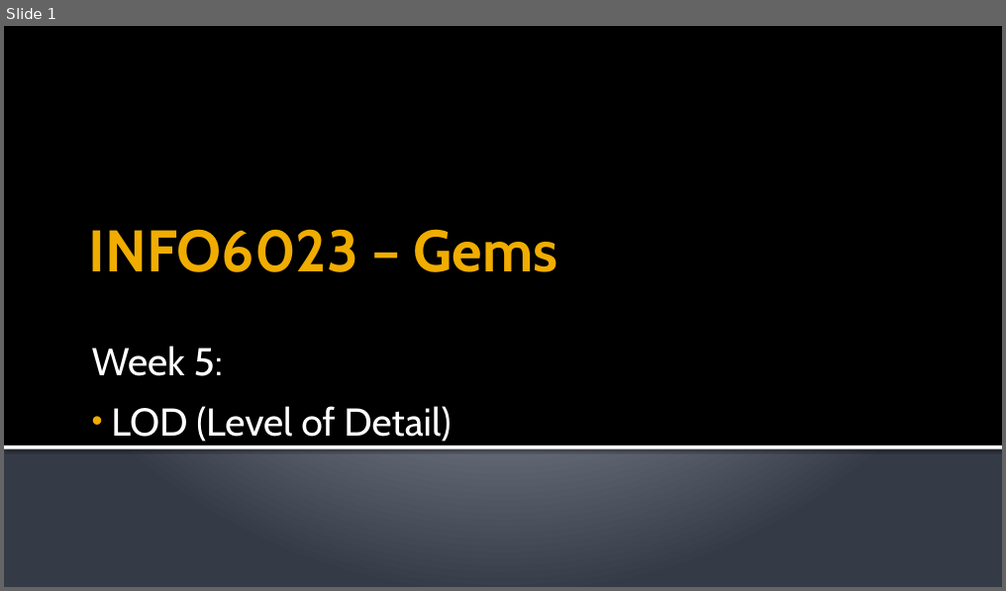
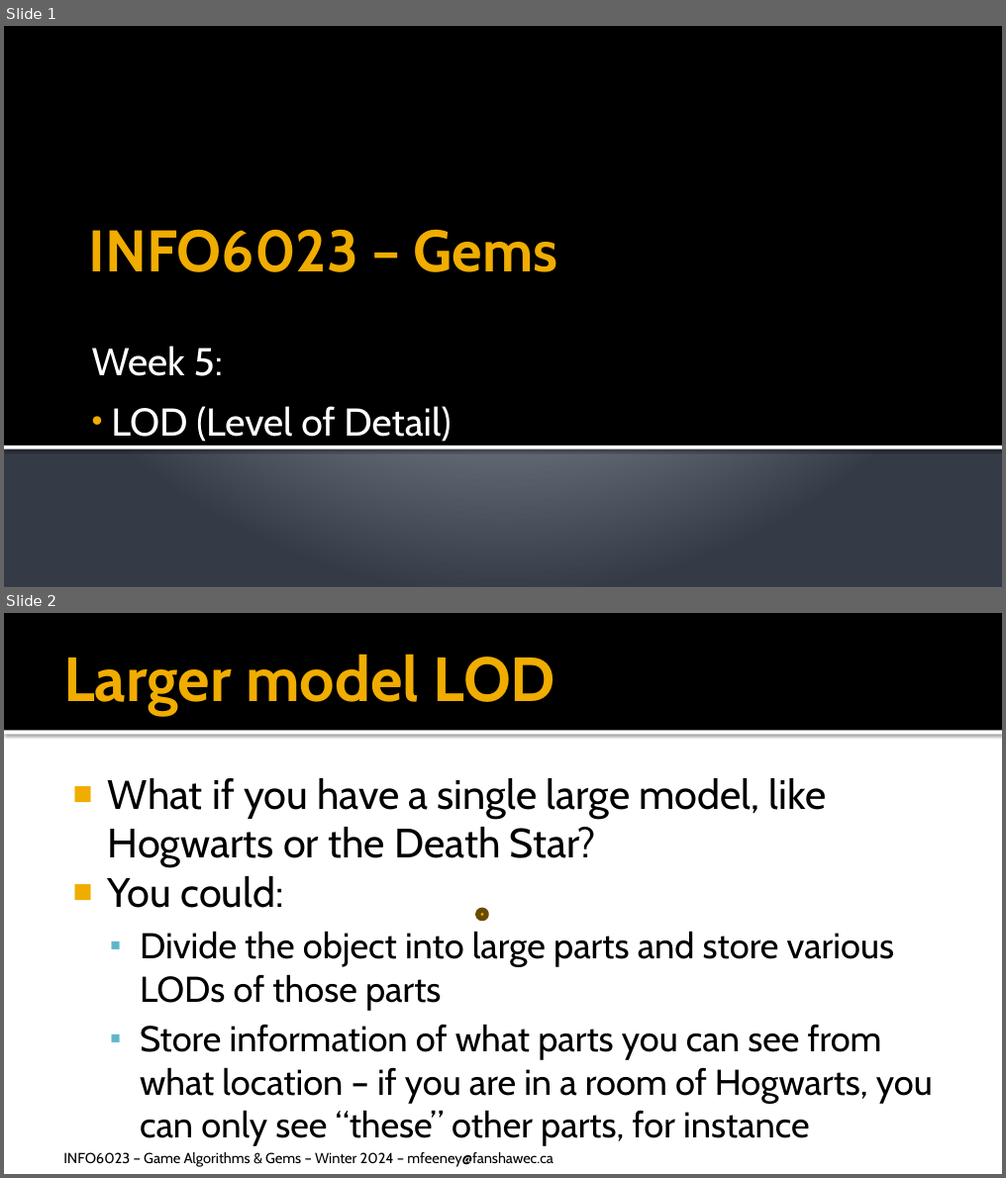
Before and after one commit to FeeneyCodes/GDP202324, a slide deck: 6023_Gems/D2D/W06_LOD_1/6023_W06_LOD_part_1.pptx. Shown one above the other, each under a label of ours: slide 1 before the commit, slides 1 and 2 after it. The pictures are 1006x591 and 1006x1178 pixels, drawn with LibreOffice and Linux fonts; fonts in the diff are those of the drawing. Boxes give left, top, right and bottom in pixels: in the first picture for what was removed or moved away, otherwise in the second. Text is boxed around its words. In the diff, an @@ line names an element or a change of style, - is before the commit and + after.

Commit message:
Is it only Tuesday?

```diff
--- a/6023_Gems/D2D/W06_LOD_1/6023_W06_LOD_part_1.pptx
+++ b/6023_Gems/D2D/W06_LOD_1/6023_W06_LOD_part_1.pptx
@@ slide 2 added at [4,613,1002,1174], background #FFFFFF @@
@@ rectangle added at [4,613,1002,731], fill #000000 @@
@@ title added at [63,654,555,716], 45 pt, text #F0AD00, bold @@
+Larger model LOD
@@ rectangle added at [4,731,1002,735], fill #FFFFFF @@
@@ text added at [108,778,933,1147], 25.9 pt, text #000000 @@
+■ What if you have a single large model, like Hogwarts or the Death Star?
+■ You could:
+  ▪ Divide the object into large parts and store various LODs of those parts
+  ▪ Store information of what parts you can see from what location – if you are in a room of Hogwarts, you can only see “these” other parts, for instance
@@ ellipse added at [478,910,486,918], fill #F0AD00, outline #694C00 3.78 pt @@
@@ text added at [63,1153,553,1167], 10.5 pt, text #000000 @@
+INFO6023 – Game Algorithms & Gems – Winter 2024 – mfeeney@fanshawec.ca
```
Also in this commit, not shown: 4 other slides added, 1 slide removed, 11 other files.
